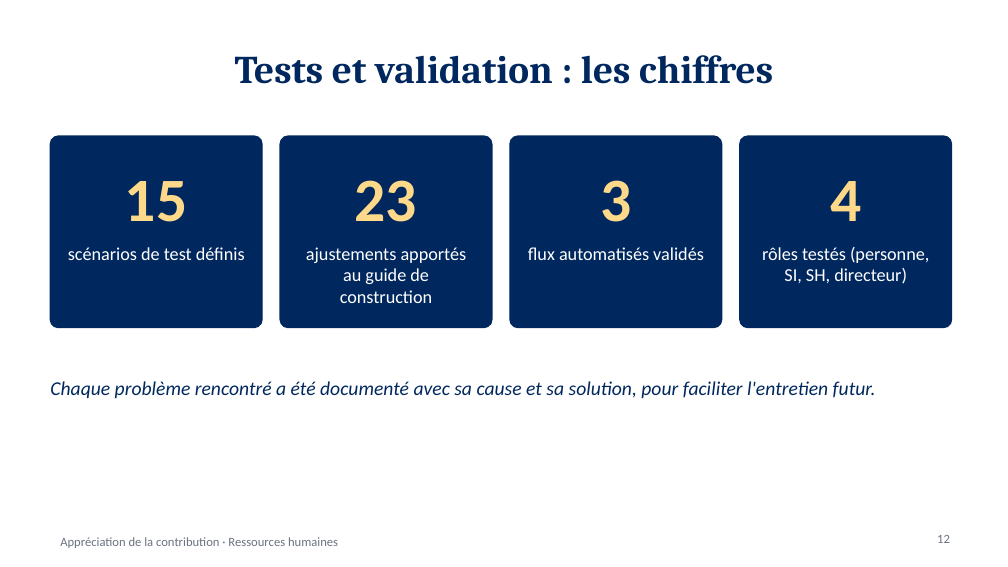
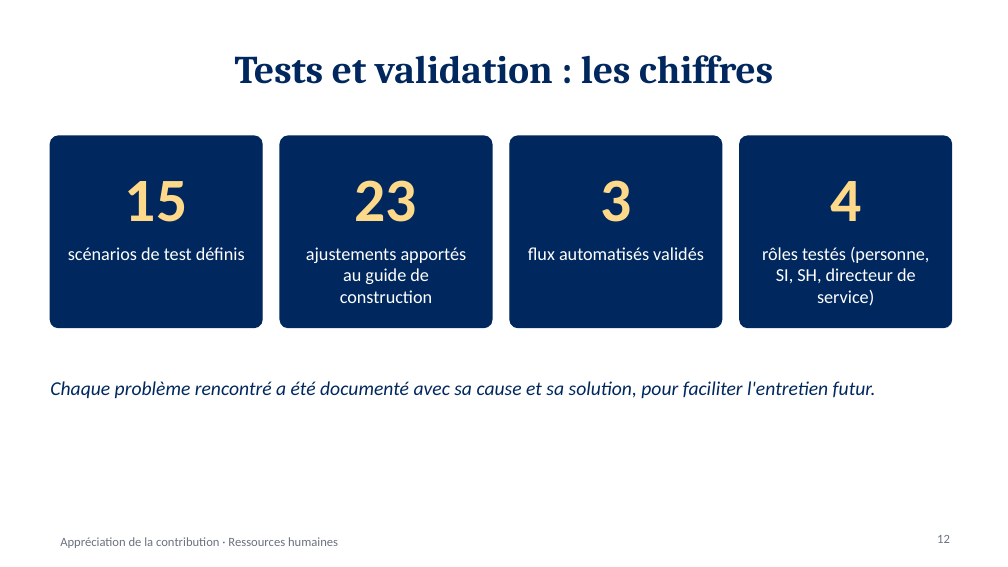
Before and after one commit to tazmustang/jsoncrack.com, a slide deck: slide 12 of powerapps/presentation/Presentation-Appreciation-contribution.pptx. Drawn at 1008x567 pixels with LibreOffice and Linux fonts; fonts in the diff are those of the drawing. Boxes give left, top, right and bottom in pixels: in the first picture for what was removed or moved away, otherwise in the second. Text is boxed around its words. In the diff, an @@ line names an element or a change of style, - is before the commit and + after.

```diff
--- a/powerapps/presentation/Presentation-Appreciation-contribution.pptx
+++ b/powerapps/presentation/Presentation-Appreciation-contribution.pptx
@@ text at (x1=762, y1=247, x2=929, y2=306): text changed @@
-rôles testés (personne, SI, SH, directeur)
+rôles testés (personne, SI, SH, directeur de service)
```
Also in this commit, not shown: 2 other slides changed, 46 other files.
